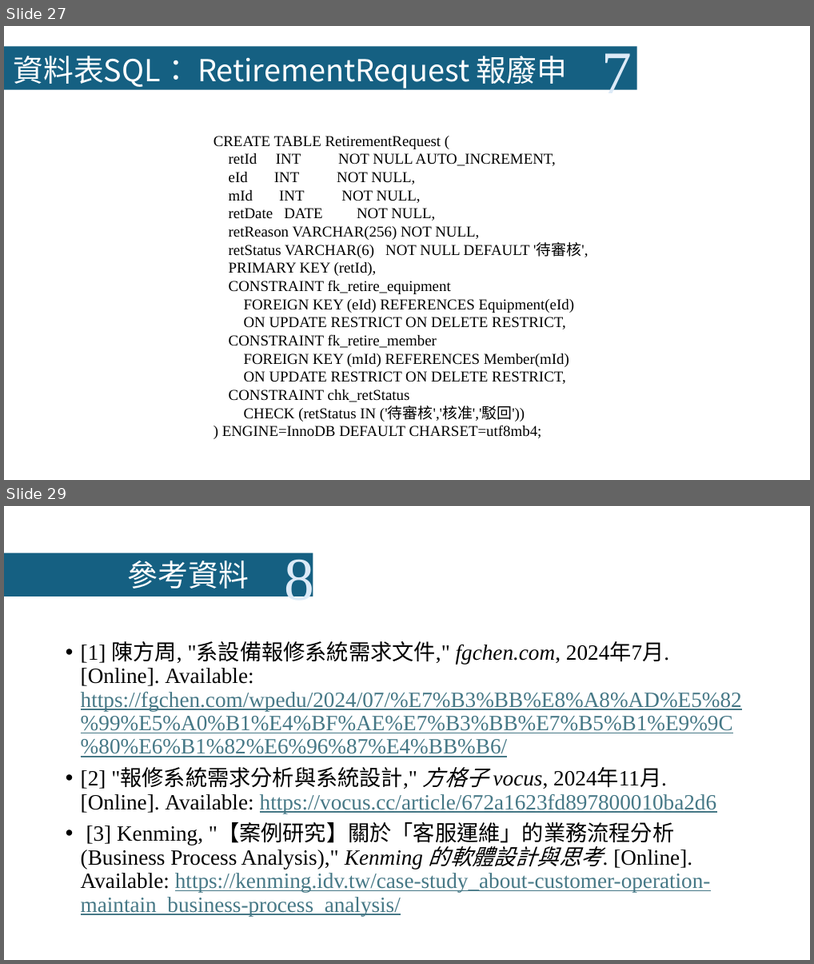
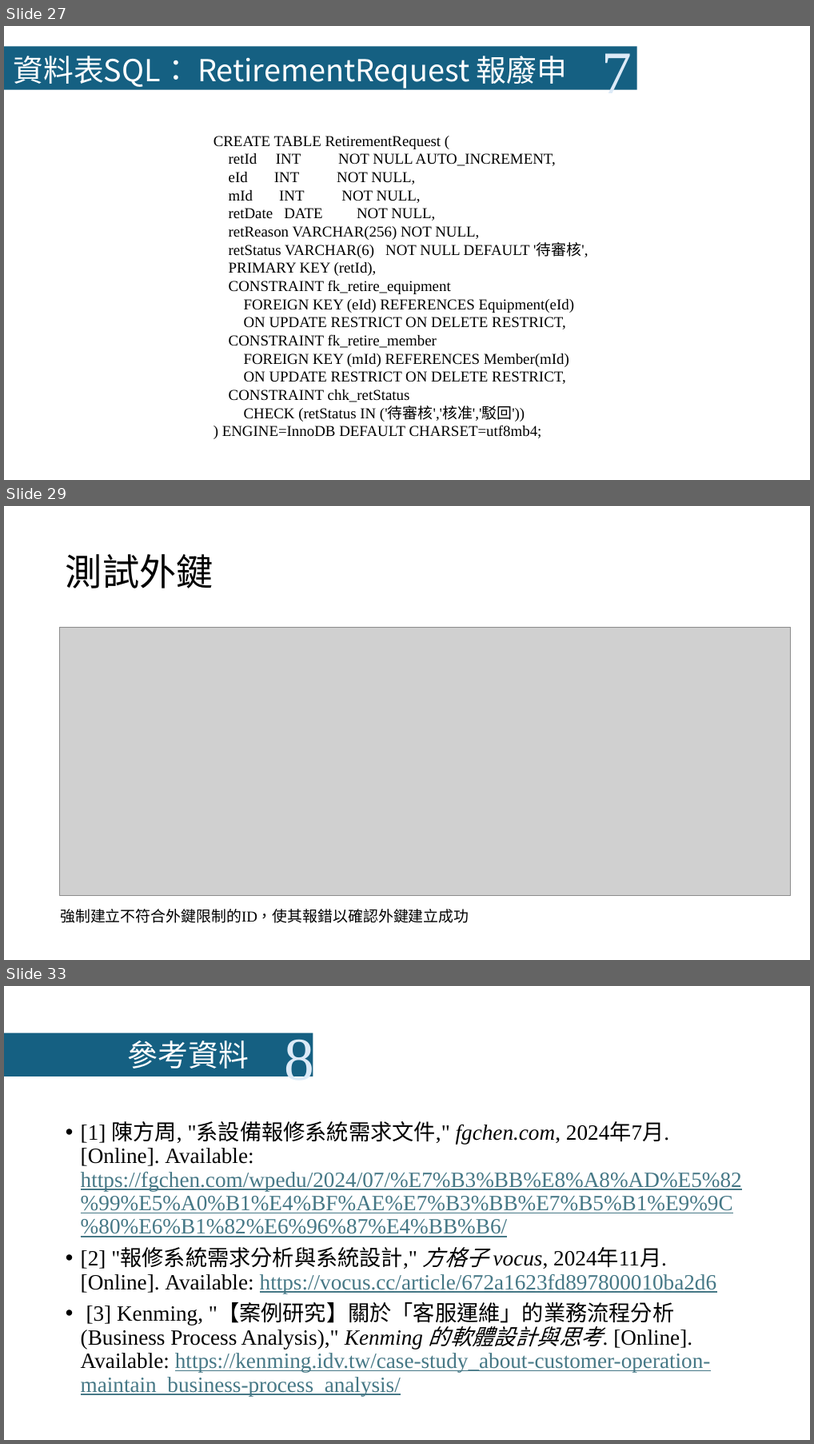
Before and after one commit to LazyEmotionO/NFU_DATABASE, a slide deck: 第四組_資料庫系統期末Part II簡報.pptx. Shown one above the other, each under a label of ours: slides 27 and 29 before the commit, slides 27, 29 and 33 after it; the slides between them are not shown. The pictures are 814x964 and 814x1444 pixels, drawn with LibreOffice and Linux fonts; fonts in the diff are those of the drawing; grey boxes stand for pictures. Boxes give left, top, right and bottom in pixels: in the first picture for what was removed or moved away, otherwise in the second. Text is boxed around its words. In the diff, an @@ line names an element or a change of style, - is before the commit and + after.

```diff
--- a/第四組_資料庫系統期末Part II簡報.pptx
+++ b/第四組_資料庫系統期末Part II簡報.pptx
@@ slide 29 added at box(4, 506, 810, 960), background #FFFFFF @@
@@ title added at box(66, 554, 214, 588), 44 pt, text #000000 @@
+測試外鍵
@@ picture added at box(60, 627, 792, 895) @@
@@ text added at box(60, 908, 469, 923), 18 pt, text #000000 @@
+強制建立不符合外鍵限制的ID，使其報錯以確認外鍵建立成功
@@ what was slide 29 is now slide 33 @@
```
Also in this commit, not shown: 6 slides changed, 3 other slides added, 5 other files.
